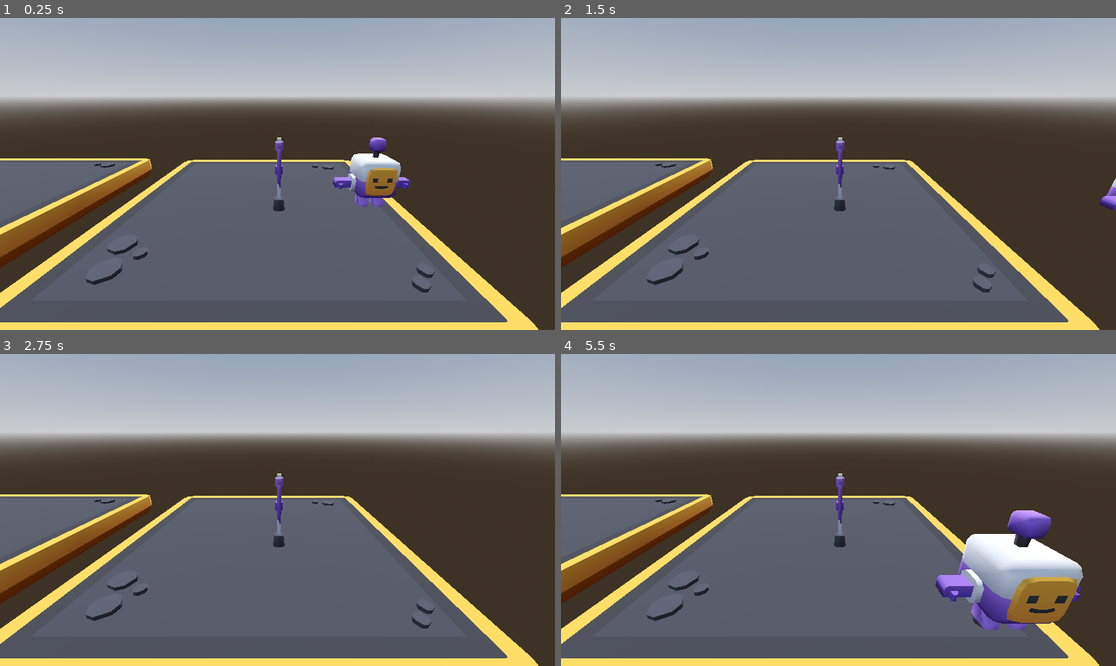
Above: before the commit, frames 1-4 (two rows, left to right).
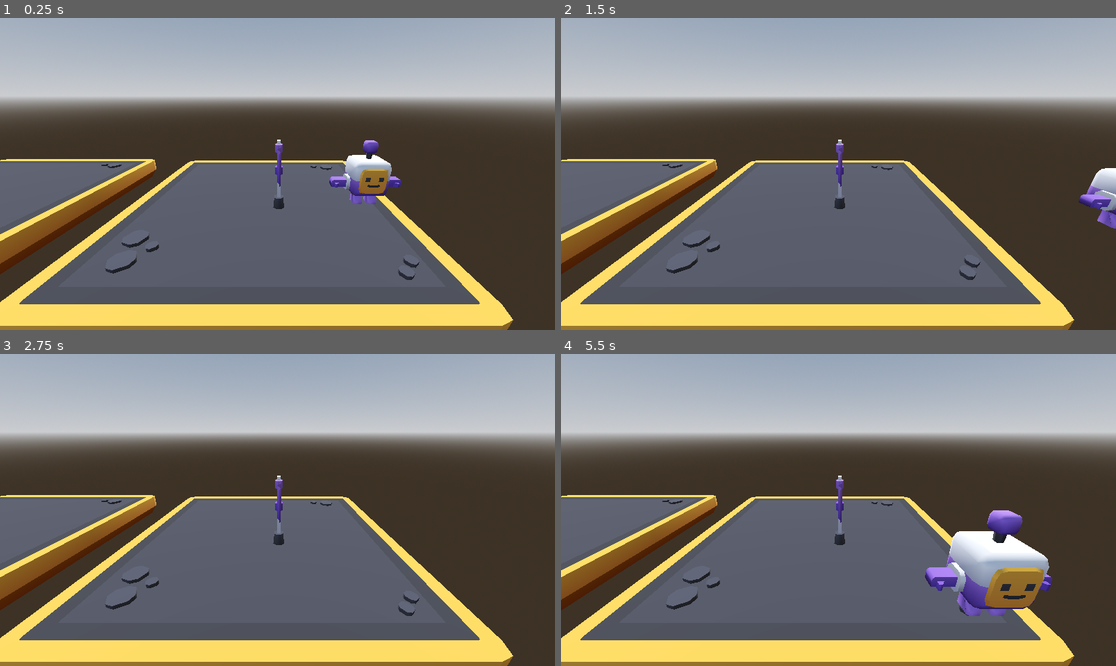
Above: after the commit, the same moments.

Repository: najmam/cours-godot3d-2025-09
Game: Godot game, scene res://racine.tscn
The game is run twice, just before and just after one commit, with the same random seed, the same clock (stepped at 60 frames per second) and the same inputs.
Inputs:
- Up to frame 1 (0.25 s): no input
- Up to frame 2 (1.5 s): tap Enter at 0.5 s; hold D (player_right) 0.53-1.28 s; hold S (player_down) from 1.28 s (still down)
- Up to frame 3 (2.75 s): tap Space at 2 s; release S (player_down) at 2.03 s; hold D (player_right) from 2.03 s (still down)
- Up to frame 4 (5.5 s): tap Enter at 2.75 s; release D (player_right) at 2.78 s; hold W (player_up) 2.78-3.53 s; tap Space at 3.5 s; hold A (player_left) 3.53-5.03 s; hold S (player_down) from 5.03 s (still down)

The runs differ from the first frame. In frame 1, 13% of the frame differs, in the area x 0-97%, y 38-100%; in frame 2, 12%; in frame 3, 12%; in frame 4, 16%.

Commit message:
début d'orientation + consignes exo jour 1

Diff:
--- a/jeu.gd
+++ b/jeu.gd
@@ -19,6 +19,19 @@
 	personnage.position = personnage.position + deplacement
 
 	var orientation = 0
-	## BUT DU JEU : calculer orientation de manière à ce que
-	##              le perso regarde où il va
+	## EXO 2
+	## BUT DU JEU :
+	## 1) le perso doit regarder où il va
+	## 2) quand on n'appuie sur rien, le perso doit garder la dernière
+	##    direction de regard qu'il avait pendant qu'il se déplaçait.
+	var machin = vitesse.angle_to(Vector3(0,0,1)) * 180/PI
+	print("vitesse = ", vitesse, ", machin = ", machin)
+	orientation = machin
 	%character.rotation_degrees.y = orientation
+
+	## EXO 3
+	## - permettre de déplacer le personnage à la manette
+
+	## EXO BONUS:
+	## - permettre de déplacer la caméra à la manette
+	##   tout en conservant un déplacement du personnage qui fonctionne
--- a/racine.tscn
+++ b/racine.tscn
@@ -24,7 +24,7 @@
 environment = SubResource("Environment_rkcwo")
 
 [node name="Camera3D" type="Camera3D" parent="."]
-transform = Transform3D(1, 0, 0, 0, 0.9336367, 0.3582213, 0, -0.3582213, 0.9336367, 0, 1.8295531, 3.1341307)
+transform = Transform3D(1, 0, 0, 0, 0.9336367, 0.3582213, 0, -0.3582213, 0.9336367, 0, 1.9159845, 3.359398)
 
 [node name="DirectionalLight3D" type="DirectionalLight3D" parent="."]
 transform = Transform3D(1, 0, 0, 0, -0.63470364, 0.7727556, 0, -0.7727556, -0.63470364, 0, 4.3462925, -7.557098)
